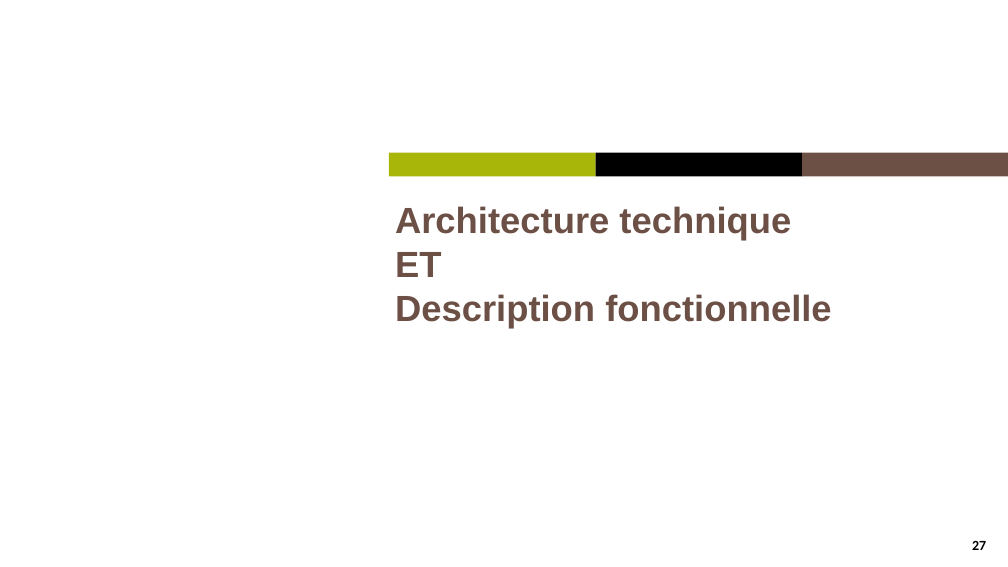
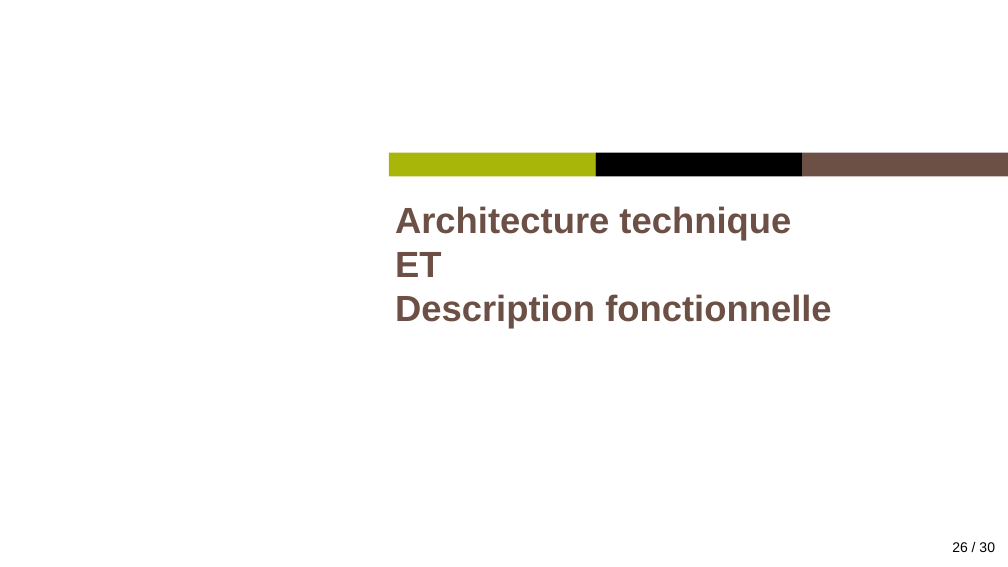
Before and after one commit to Trilian/projet9, a slide deck: slide 26 of P9_presentation.pptx (slide 27 before the commit). Drawn at 1008x567 pixels with LibreOffice and Linux fonts; fonts in the diff are those of the drawing. Boxes give left, top, right and bottom in pixels: in the first picture for what was removed or moved away, otherwise in the second. Text is boxed around its words. In the diff, an @@ line names an element or a change of style, - is before the commit and + after.

```diff
--- a/P9_presentation.pptx
+++ b/P9_presentation.pptx
@@ page number added at [937, 542, 995, 552], 10 pt, text #000000 @@
+2626 / 30
@@ page number removed at [972, 541, 986, 550] @@
-27
```
Also in this commit, not shown: 24 other slides changed, 1 slide removed, 36 other files.
